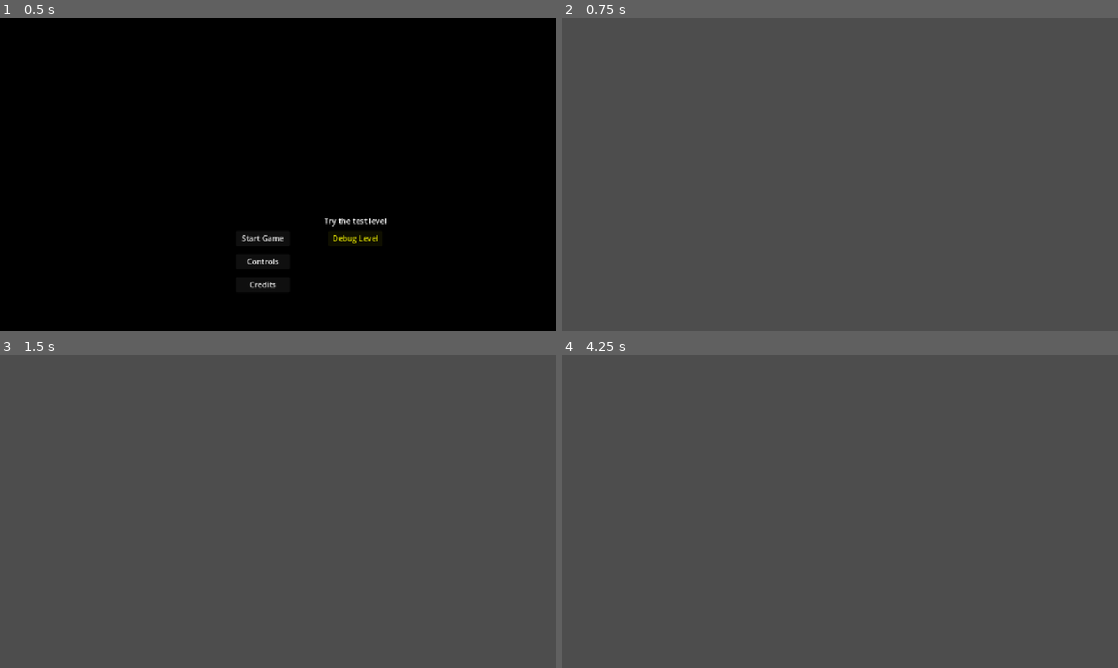
Above: before the commit, frames 1-4 (two rows, left to right).
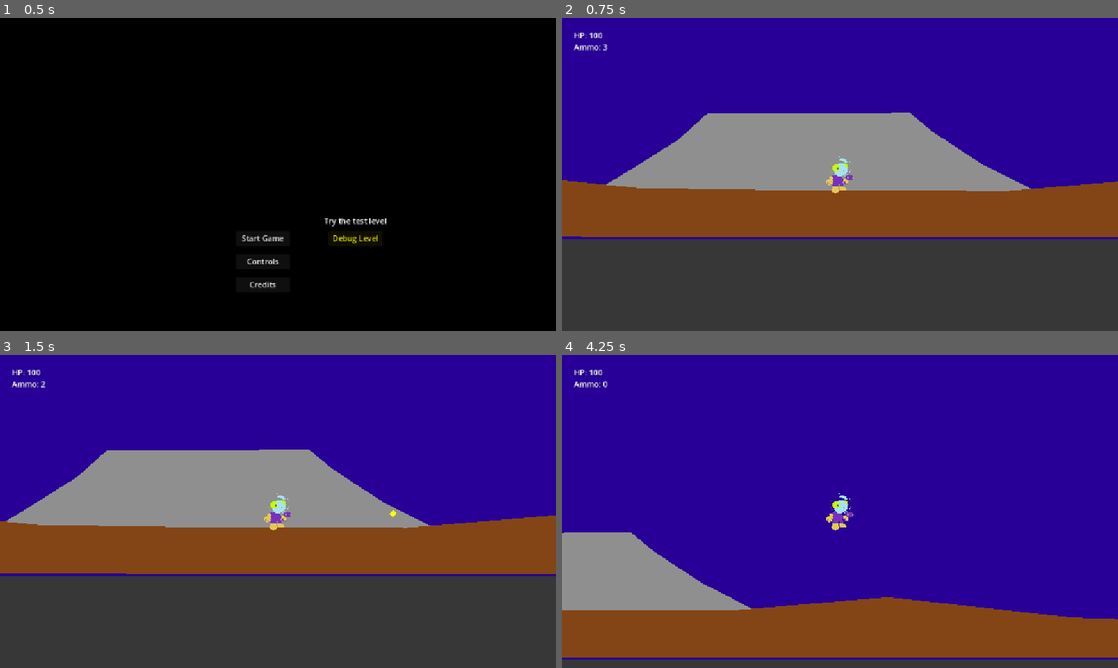
Above: after the commit, the same moments.

Repository: kv-mod3/FightClub-SpacePirates
Game: Godot game, scene res://levels/title_menu.tscn
Two runs of this game, one before a commit and one after it. Both use one fixed random seed, a clock stepped at 60 frames per second and the inputs below.
Inputs:
- Up to frame 1 (0.5 s): no input
- Up to frame 2 (0.75 s): click "Start Game" at 0.5 s
- Up to frame 3 (1.5 s): tap Enter (shoot) at 1.25, 1.35 s; hold D (right) from 1.28 s (still down)
- Up to frame 4 (4.25 s): tap Space (jump) at 1.52, 2.27, 3.77 s; tap Enter (shoot) at 2.1, 2.85, 3.6 s; release D (right) at 2.78 s; hold A (left) 2.78-3.53 s; hold D (right) from 3.53 s (still down)

Frame 1 is identical in both runs. In frame 2, 71% of the frame differs, in the area x 0-100%, y 0-71%; in frame 3, 71%; in frame 4, 97%, in the area x 0-100%, y 0-98%.

Commit message:
Level 1 layout
Didn't do the saving the viewport as an image

Diff:
--- a/project-space-pirates/levels/level_1.tscn
+++ b/project-space-pirates/levels/level_1.tscn
@@ -1,3 +1,332 @@
-[gd_scene format=3 uid="uid://dubu7ix63wqvm"]
+[gd_scene load_steps=6 format=3 uid="uid://dubu7ix63wqvm"]
+
+[ext_resource type="PackedScene" uid="uid://dej7s7gmiss13" path="res://objects/pickup_items/health_item.tscn" id="1_kx6l7"]
+[ext_resource type="PackedScene" uid="uid://bvstcalgkhvp6" path="res://objects/level_objects/door.tscn" id="2_n46q3"]
+[ext_resource type="PackedScene" uid="uid://c1vwxu07abuus" path="res://objects/player/PlayerPlatformer/player_platformer.tscn" id="3_btoec"]
+[ext_resource type="PackedScene" uid="uid://dkc7n6xag5por" path="res://objects/enemies/PirateEnemy/pirate_enemy.tscn" id="4_gwceb"]
+[ext_resource type="PackedScene" uid="uid://bacqw7l3u02n6" path="res://objects/level_objects/platform.tscn" id="5_n46q3"]
 
 [node name="Level 1" type="Node2D"]
+
+[node name="Space Background" type="Polygon2D" parent="."]
+position = Vector2(6, 2)
+color = Color(0.158065, 3.24401e-05, 0.594869, 1)
+polygon = PackedVector2Array(-3, -1, 446, -2, 649, -6, 1443, -4, 4493, -1, 7972, -1, 7945, 2909, 7915, 5240, 1906, 5222, 108, 5194, -4, 145)
+
+[node name="Landing Pad" type="StaticBody2D" parent="Space Background"]
+position = Vector2(-6, -2)
+
+[node name="Polygon2D" type="Polygon2D" parent="Space Background/Landing Pad"]
+position = Vector2(-285, 51)
+color = Color(0.560955, 0.560955, 0.560955, 1)
+polygon = PackedVector2Array(704, 443, 757.9, 410.643, 805, 381, 835, 354, 1045, 353, 1069, 373, 1121, 407, 1183, 438, 936, 443)
+
+[node name="Ship Background" type="Polygon2D" parent="."]
+position = Vector2(6, 2)
+color = Color(0.416016, 0.414308, 0.385424, 1)
+polygon = PackedVector2Array(1863, 370, 1866, 294, 2016, 244, 2276, 197, 2645, 181, 3233, 235, 3450, 397, 3558, 397, 3569, 273, 4321, 275, 4330, 1048, 4535, 1077, 4589, 1534, 4601, 1795, 5466, 1806, 6262, 2157, 6750, 2588, 7156, 2854, 7833, 2833, 7950, 2822, 8044, 2868, 8046, 3037, 8048, 3879, 7929, 4344, 7013, 4442, 6569, 4767, 5954, 5063, 4710, 5189, 2770, 5167, 1519, 4818, -28, 3910, -7, 1344, 84, 742, 837, 636, 1397, 593, 1901, 594, 1869, 533)
+
+[node name="Floor" type="StaticBody2D" parent="."]
+
+[node name="Polygon2D" type="Polygon2D" parent="Floor"]
+color = Color(0.51377, 0.271399, 0.0889548, 1)
+polygon = PackedVector2Array(4, 195, 98, 107, 199, 88, 274, 167, 263, 289, 263, 364, 293, 420, 361, 470, 479, 482, 614, 484, 861, 485, 1026, 471, 1217, 492, 1448, 499, 1725, 505, 1861, 482, 1883, 482, 1890, 534, -3, 532)
+
+[node name="CollisionPolygon2D" type="CollisionPolygon2D" parent="Floor"]
+polygon = PackedVector2Array(4, 195, 98, 107, 199, 88, 274, 167, 263, 289, 263, 364, 293, 420, 361, 470, 479, 482, 614, 484, 861, 485, 1026, 471, 1217, 492, 1448, 499, 1725, 505, 1861, 482, 1883, 482, 1890, 534, -3, 532)
+
+[node name="Objects" type="Node" parent="."]
+
+[node name="HealthItem" parent="Objects" instance=ExtResource("1_kx6l7")]
+position = Vector2(4078, 582)
+
+[node name="HealthItem2" parent="Objects" instance=ExtResource("1_kx6l7")]
+position = Vector2(522, 1215)
+
+[node name="HealthItem3" parent="Objects" instance=ExtResource("1_kx6l7")]
+position = Vector2(1288, 1102)
+
+[node name="HealthItem4" parent="Objects" instance=ExtResource("1_kx6l7")]
+position = Vector2(3191, 3771)
+
+[node name="Door" parent="Objects" instance=ExtResource("2_n46q3")]
+position = Vector2(1212, 974)
+
+[node name="Door3" parent="Objects" instance=ExtResource("2_n46q3")]
+position = Vector2(352, 1022)
+
+[node name="Door2" parent="Objects" instance=ExtResource("2_n46q3")]
+position = Vector2(1875, 391)
+
+[node name="PlayerPlatformer" parent="." instance=ExtResource("3_btoec")]
+position = Vector2(688, 466)
+
+[node name="Enemies" type="Node" parent="."]
+
+[node name="PirateEnemy" parent="Enemies" instance=ExtResource("4_gwceb")]
+position = Vector2(1715, 476)
+
+[node name="PirateEnemy2" parent="Enemies" instance=ExtResource("4_gwceb")]
+position = Vector2(3817, 565)
+
+[node name="PirateEnemy5" parent="Enemies" instance=ExtResource("4_gwceb")]
+position = Vector2(3976, 564)
+initial_direction = 1
+
+[node name="PirateEnemy6" parent="Enemies" instance=ExtResource("4_gwceb")]
+position = Vector2(2726, 1113)
+initial_direction = 1
+
+[node name="PirateEnemy7" parent="Enemies" instance=ExtResource("4_gwceb")]
+position = Vector2(1549, 1276)
+initial_direction = 1
+
+[node name="PirateEnemy8" parent="Enemies" instance=ExtResource("4_gwceb")]
+position = Vector2(604, 1532)
+initial_direction = 1
+
+[node name="PirateEnemy10" parent="Enemies" instance=ExtResource("4_gwceb")]
+position = Vector2(563, 2109)
+initial_direction = 1
+mode = 1
+
+[node name="PirateEnemy11" parent="Enemies" instance=ExtResource("4_gwceb")]
+position = Vector2(1537, 2512)
+initial_direction = 1
+mode = 1
+
+[node name="PirateEnemy12" parent="Enemies" instance=ExtResource("4_gwceb")]
+position = Vector2(2362, 3441)
+initial_direction = 1
+
+[node name="PirateEnemy9" parent="Enemies" instance=ExtResource("4_gwceb")]
+position = Vector2(943, 1301)
+
+[node name="PirateEnemy3" parent="Enemies" instance=ExtResource("4_gwceb")]
+position = Vector2(2738, 457)
+mode = 1
+
+[node name="PirateEnemy4" parent="Enemies" instance=ExtResource("4_gwceb")]
+position = Vector2(2887, 457)
+
+[node name="SpaceShip" type="Node2D" parent="."]
+
+[node name="Space Ship Floors" type="StaticBody2D" parent="SpaceShip"]
+
+[node name="Spaceship Floor 1" type="Polygon2D" parent="SpaceShip/Space Ship Floors"]
+color = Color(0.215902, 0.215902, 0.215902, 1)
+polygon = PackedVector2Array(1883, 482, 2925, 485, 2951, 505, 3160, 592, 3841, 593, 3846, 871, 3103, 898, 3045, 836, 2959, 750, 2800, 656, 1406, 657, 1235, 969, 1179, 967, 918, 955, 735, 837, 609, 798, 508, 771, 426, 1010, 344, 1011, 312, 928, 275, 868, 203, 824, 137, 864, 118, 956, 115, 1118, 162, 1117, 169, 2138, 579, 2138, 1401.05, 2538.11, 1830, 2545, 2414, 2990, 2442, 3173, 1867, 3157, 1894, 3889, 1392, 3899, 547, 3883, -8, 3901, 4, 535, 1884, 535)
+
+[node name="Floor" type="CollisionPolygon2D" parent="SpaceShip/Space Ship Floors"]
+polygon = PackedVector2Array(1883, 482, 2925, 485, 2951, 505, 3160, 592, 3841, 593, 3846, 871, 3103, 898, 3045, 836, 2959, 750, 2800, 656, 1406, 657, 1235, 969, 1179, 967, 918, 955, 735, 837, 609, 798, 508, 771, 426, 1010, 344, 1011, 312, 928, 275, 868, 203, 824, 137, 864, 118, 956, 115, 1118, 162, 1117, 169, 2138, 579, 2138, 1401.05, 2538.11, 1830, 2545, 2414, 2990, 2442, 3173, 1867, 3157, 1894, 3889, 1392, 3899, 547, 3883, -8, 3901, 4, 535, 1884, 535)
+
+[node name="Space Ship Walls" type="StaticBody2D" parent="SpaceShip"]
+
+[node name="Spaceship Wall 1" type="Polygon2D" parent="SpaceShip/Space Ship Walls"]
+position = Vector2(291, -253)
+color = Color(0.168627, 0.180392, 0.196078, 1)
+polygon = PackedVector2Array(1908, 462, 1991, 459, 2113, 446, 2920, 482, 3009, 532, 3166, 654, 3271, 654, 3280, 575, 3283, 527, 3672, 531, 4036, 531, 4042, 1309, 4233, 1323, 4283, 1514, 4311, 2047, 4145, 2041, 4140, 1495, 3705, 1490, 3281, 1488, 3185, 1422, 3128, 1295, 3292, 1297, 3492, 1213, 3643, 1209, 3642, 846, 3814, 845, 3812, 598, 3532, 603, 3531, 718, 3154, 714, 2956, 580, 2908, 564, 2612, 570, 2267, 565, 2024, 542, 1747, 620, 1567, 639, 1563, 580, 1594, 545)
+
+[node name="Floor Wall" type="CollisionPolygon2D" parent="SpaceShip/Space Ship Walls"]
+position = Vector2(290, -252)
+polygon = PackedVector2Array(1909, 461, 1992, 458, 2114, 445, 2920, 481, 3010, 531, 3166, 654, 3271, 654, 3280, 575, 3283, 527, 3672, 531, 4036, 531, 4042, 1309, 4233, 1323, 4283, 1514, 4311, 2047, 4145, 2041, 4140, 1495, 3705, 1490, 3281, 1488, 3185, 1422, 3128, 1295, 3292, 1297, 3492, 1213, 3643, 1209, 3643, 845, 3815, 844, 3812, 598, 3532, 603, 3531, 718, 3154, 713, 2957, 580, 2908, 563, 2612, 570, 2267, 565, 2025, 541, 1747, 619, 1567, 639, 1563, 580, 1594, 545)
+
+[node name="Space Ship Part Polys" type="StaticBody2D" parent="SpaceShip"]
+
+[node name="Spaceship Part" type="Polygon2D" parent="SpaceShip/Space Ship Part Polys"]
+position = Vector2(578, 205)
+color = Color(0.168627, 0.180392, 0.196078, 1)
+polygon = PackedVector2Array(2045, 1498, 2035, 937, 2220, 936, 2216, 1514)
+
+[node name="CollisionPolygon2D" type="CollisionPolygon2D" parent="SpaceShip/Space Ship Part Polys"]
+position = Vector2(578, 205)
+polygon = PackedVector2Array(2045, 1498, 2035, 937, 2220, 936, 2216, 1514)
+
+[node name="Space Ship Part 2" type="StaticBody2D" parent="SpaceShip"]
+
+[node name="Spaceship Part 2" type="Polygon2D" parent="SpaceShip/Space Ship Part 2"]
+position = Vector2(289, -135)
+color = Color(0.168627, 0.180392, 0.196078, 1)
+polygon = PackedVector2Array(981, 1198, 993, 1865, 893, 1863, 837, 1809, 821, 1416, 825, 1305, 865, 1255, 916, 1198)
+
+[node name="Ship part Polys" type="CollisionPolygon2D" parent="SpaceShip/Space Ship Part 2"]
+position = Vector2(289, -135)
+polygon = PackedVector2Array(981, 1198, 993, 1865, 893, 1863, 837, 1809, 821, 1416, 825, 1305, 865, 1255, 916, 1198)
+
+[node name="Space Ship Corridor Polys" type="StaticBody2D" parent="SpaceShip"]
+
+[node name="SpaceShip Corridor" type="Polygon2D" parent="SpaceShip/Space Ship Corridor Polys"]
+position = Vector2(-1164, -1012)
+color = Color(0.168627, 0.180392, 0.196078, 1)
+polygon = PackedVector2Array(1405, 2125, 1401, 2997, 1604, 2996, 1940, 3116, 2585, 3424, 2965, 3427, 3163, 3481, 3469, 3673, 3733, 3861, 3745, 4191, 3937, 4191, 4439, 4200, 4518, 3935, 4730, 3691, 5104, 3463, 5674, 3308, 6494, 3297, 6920, 3433, 7314, 3755, 7587, 3989, 7914, 4252, 9037, 4245, 9037, 3852, 8327, 3874, 7921, 3612, 7421, 3171, 6653, 2831, 5599, 2800, 5058, 3065, 4569, 3328, 4068, 3569, 3678, 3450, 3170, 3263, 2608, 3218, 2016, 2956, 1651, 2884, 1661, 2672, 1662, 2405, 1671, 2338, 1705, 2291, 1715, 2237, 1651, 2235, 1652, 2174, 1586, 2175, 1587, 2125)
+
+[node name="Long Hallway" type="CollisionPolygon2D" parent="SpaceShip/Space Ship Corridor Polys"]
+position = Vector2(-1164, -1012)
+polygon = PackedVector2Array(1405, 2125, 1401, 2997, 1604, 2996, 1940, 3116, 2585, 3424, 2965, 3427, 3163, 3481, 3469, 3673, 3733, 3861, 3745, 4191, 3937, 4191, 4439, 4200, 4518, 3935, 4730, 3691, 5104, 3463, 5674, 3308, 6494, 3297, 6920, 3433, 7314, 3755, 7587, 3989, 7914, 4252, 9037, 4245, 9037, 3852, 8327, 3874, 7921, 3612, 7421, 3171, 6653, 2831, 5599, 2800, 5058, 3065, 4569, 3328, 4068, 3569, 3678, 3450, 3170, 3263, 2608, 3218, 2016, 2956, 1651, 2884, 1661, 2672, 1662, 2405, 1671, 2338, 1705, 2291, 1715, 2237, 1651, 2235, 1652, 2174, 1586, 2175, 1587, 2125)
+
+[node name="Boss Area" type="StaticBody2D" parent="SpaceShip"]
+
+[node name="Boss Floor" type="Polygon2D" parent="SpaceShip/Boss Area"]
+position = Vector2(-25, -151)
+color = Color(0.40884, 0.164068, 0.147616, 1)
+polygon = PackedVector2Array(4040, 4954, 4090, 3917, 5900, 3917, 5955, 4896, 6015, 5127, 5459, 5096, 4933, 5029)
+
+[node name="Arena" type="CollisionPolygon2D" parent="SpaceShip/Boss Area"]
+position = Vector2(-25, -151)
+polygon = PackedVector2Array(4040, 4954, 4090, 3917, 5900, 3917, 5955, 4896, 6015, 5127, 5459, 5096, 4933, 5029)
+
+[node name="Macguffin Room" type="StaticBody2D" parent="SpaceShip"]
+
+[node name="Treasure Room" type="Polygon2D" parent="SpaceShip/Macguffin Room"]
+position = Vector2(-308, -3)
+color = Color(0.168627, 0.180392, 0.196078, 1)
+polygon = PackedVector2Array(3131, 3778, 3131, 3778, 3118, 4241, 3285, 4622, 3732, 4945, 4269, 5132, 5259, 5169, 6041, 5179, 6731, 4852, 7126, 4497, 7354, 4212, 8017, 4226, 8042, 3774, 7440, 3773, 7076, 3775, 7004, 4033, 6792, 4350, 6478, 4591, 5989, 4757, 5301, 4809, 4457, 4727, 4065, 4609, 3806, 4357, 3628, 4083, 3573, 3785)
+
+[node name="Macguffin Storage" type="CollisionPolygon2D" parent="SpaceShip/Macguffin Room"]
+position = Vector2(-308, -3)
+polygon = PackedVector2Array(3131, 3778, 3131, 3778, 3118, 4241, 3285, 4622, 3732, 4945, 4269, 5132, 5259, 5169, 6041, 5179, 6731, 4852, 7126, 4497, 7354, 4212, 8017, 4226, 8042, 3774, 7440, 3773, 7076, 3775, 7004, 4033, 6792, 4350, 6478, 4591, 5989, 4757, 5301, 4809, 4457, 4727, 4065, 4609, 3806, 4357, 3628, 4083, 3573, 3785)
+
+[node name="Bridge Collision" type="StaticBody2D" parent="SpaceShip"]
+
+[node name="Bridge" type="Polygon2D" parent="SpaceShip/Bridge Collision"]
+polygon = PackedVector2Array(5877, 3773, 6768, 3775, 6753, 3835, 5879, 3828)
+
+[node name="Bridge Collisions" type="CollisionPolygon2D" parent="SpaceShip/Bridge Collision"]
+position = Vector2(-1, 0)
+polygon = PackedVector2Array(5877, 3773, 6768, 3775, 6753, 3835, 5879, 3828)
+
+[node name="Platforms" type="Node" parent="."]
+
+[node name="Platform" parent="Platforms" instance=ExtResource("5_n46q3")]
+position = Vector2(3277, 1114)
+
+[node name="Platform4" parent="Platforms" instance=ExtResource("5_n46q3")]
+position = Vector2(2187, 470)
+scale = Vector2(1, 2)
+
+[node name="Platform6" parent="Platforms" instance=ExtResource("5_n46q3")]
+position = Vector2(2474, 462)
+scale = Vector2(0.5, 3)
+
+[node name="Platform14" parent="Platforms" instance=ExtResource("5_n46q3")]
+position = Vector2(3579, 577)
+scale = Vector2(0.2, 2)
+
+[node name="Platform5" parent="Platforms" instance=ExtResource("5_n46q3")]
+position = Vector2(2300, 445)
+scale = Vector2(0.5, 5)
+
+[node name="Platform11" parent="Platforms" instance=ExtResource("5_n46q3")]
+position = Vector2(1055, 1617)
+scale = Vector2(1, 7)
+
+[node name="Platform12" parent="Platforms" instance=ExtResource("5_n46q3")]
+position = Vector2(530, 1503)
+scale = Vector2(0.5, 1)
+
+[node name="Platform30" parent="Platforms" instance=ExtResource("5_n46q3")]
+position = Vector2(579, 1260)
+scale = Vector2(0.5, 1)
+
+[node name="Platform13" parent="Platforms" instance=ExtResource("5_n46q3")]
+position = Vector2(648, 1603)
+scale = Vector2(1, 5)
+
+[node name="Platform17" parent="Platforms" instance=ExtResource("5_n46q3")]
+position = Vector2(706, 1310)
+
+[node name="Platform28" parent="Platforms" instance=ExtResource("5_n46q3")]
+position = Vector2(669, 1437)
+
+[node name="Platform29" parent="Platforms" instance=ExtResource("5_n46q3")]
+position = Vector2(820, 1398)
+scale = Vector2(0.5, 2)
+
+[node name="Platform15" parent="Platforms" instance=ExtResource("5_n46q3")]
+position = Vector2(870, 1561)
+scale = Vector2(1, 2)
+
+[node name="Platform16" parent="Platforms" instance=ExtResource("5_n46q3")]
+position = Vector2(929, 1348)
+scale = Vector2(0.5, 2)
+
+[node name="Platform2" parent="Platforms" instance=ExtResource("5_n46q3")]
+position = Vector2(2994, 1161)
+
+[node name="Platform3" parent="Platforms" instance=ExtResource("5_n46q3")]
+position = Vector2(2376, 1203)
+
+[node name="Platform7" parent="Platforms" instance=ExtResource("5_n46q3")]
+position = Vector2(2094, 1319)
+
+[node name="Platform8" parent="Platforms" instance=ExtResource("5_n46q3")]
+position = Vector2(1816, 1383)
+
+[node name="Platform18" parent="Platforms" instance=ExtResource("5_n46q3")]
+position = Vector2(2468, 3311)
+
+[node name="Platform31" parent="Platforms" instance=ExtResource("5_n46q3")]
+position = Vector2(2628, 3355)
+scale = Vector2(0.5, 1)
+
+[node name="Platform20" parent="Platforms" instance=ExtResource("5_n46q3")]
+position = Vector2(2539, 3490)
+
+[node name="Platform24" parent="Platforms" instance=ExtResource("5_n46q3")]
+position = Vector2(3470, 3765)
+
+[node name="Platform25" parent="Platforms" instance=ExtResource("5_n46q3")]
+position = Vector2(3704, 3736)
+
+[node name="Platform32" parent="Platforms" instance=ExtResource("5_n46q3")]
+position = Vector2(3941, 3768)
+
+[node name="Platform23" parent="Platforms" instance=ExtResource("5_n46q3")]
+position = Vector2(2578, 3726)
+scale = Vector2(2, 1)
+
+[node name="Platform21" parent="Platforms" instance=ExtResource("5_n46q3")]
+position = Vector2(2078, 3617)
+
+[node name="Platform19" parent="Platforms" instance=ExtResource("5_n46q3")]
+position = Vector2(2311, 3485)
+
+[node name="Platform9" parent="Platforms" instance=ExtResource("5_n46q3")]
+position = Vector2(1597, 1321)
+
+[node name="Platform26" parent="Platforms" instance=ExtResource("5_n46q3")]
+position = Vector2(1523, 1192)
+
+[node name="Platform27" parent="Platforms" instance=ExtResource("5_n46q3")]
+position = Vector2(1336, 1119)
+
+[node name="Platform10" parent="Platforms" instance=ExtResource("5_n46q3")]
+position = Vector2(1410, 1269)
+scale = Vector2(0.5, 1)
+
+[node name="Platform22" parent="Platforms" instance=ExtResource("5_n46q3")]
+position = Vector2(2273, 3692)
+scale = Vector2(0.5, 1)
+
+[node name="Kill Floor" type="Node2D" parent="."]
+
+[node name="Kill Floor 1" type="Polygon2D" parent="Kill Floor"]
+color = Color(0.631373, 0.176471, 0.0823529, 1)
+polygon = PackedVector2Array(2795, 1693, 4433, 1703, 4431, 1659, 2796, 1661)
+
+[node name="Kill Floor 2" type="Polygon2D" parent="Kill Floor"]
+color = Color(0.631373, 0.176471, 0.0823529, 1)
+polygon = PackedVector2Array(1283, 1684, 2621, 1662, 2623, 1702, 1283, 1722)
+
+[node name="Kill Floor 3" type="Polygon2D" parent="Kill Floor"]
+color = Color(0.631373, 0.176471, 0.0823529, 1)
+polygon = PackedVector2Array(495, 1700, 1155, 1700, 1184, 1731, 497, 1732)
+
+[node name="Kill Floor 4" type="Polygon2D" parent="Kill Floor"]
+color = Color(0.631373, 0.176471, 0.0823529, 1)
+polygon = PackedVector2Array(2823, 3802, 1885, 3798, 1888, 3818, 2824, 3817)
+
+[node name="Polygon2D" type="Polygon2D" parent="Kill Floor"]
+position = Vector2(0, 10)
+color = Color(0.631373, 0.176471, 0.0823529, 1)
+polygon = PackedVector2Array(3271, 3792, 4065, 3798, 4063, 3842, 3271, 3829)
